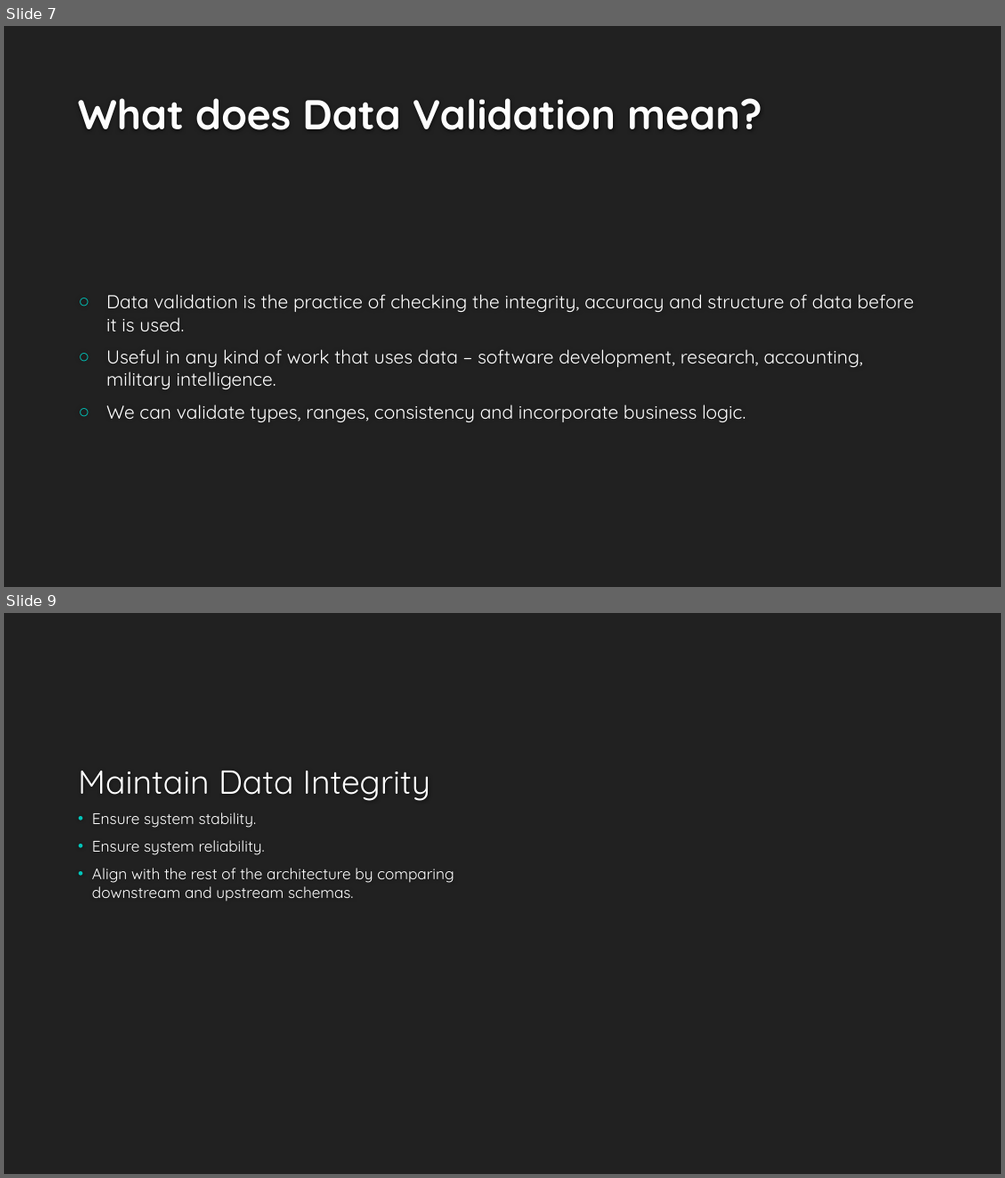
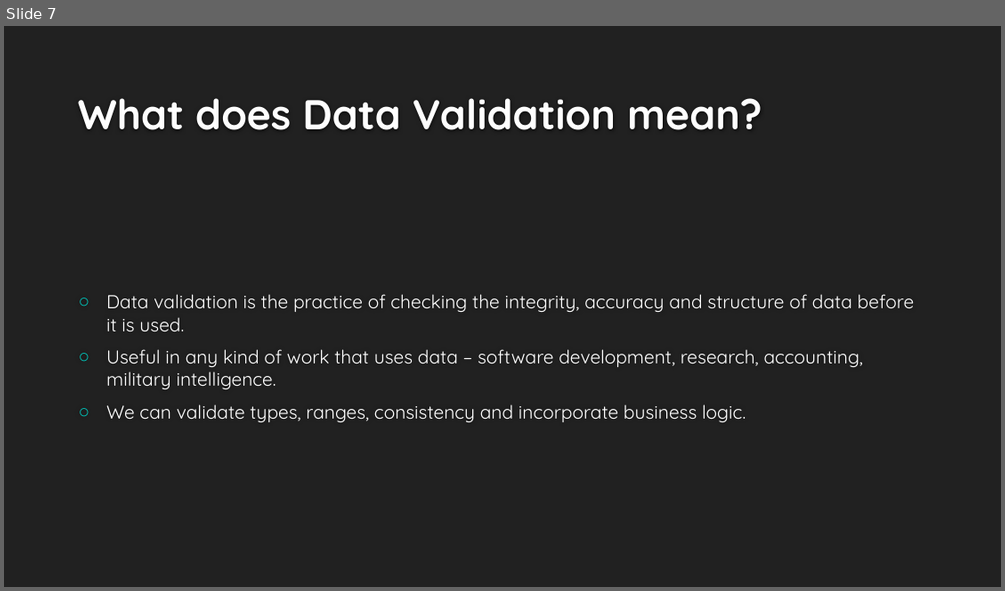
Before and after one commit to NatanMish/data_validation, a slide deck: Data Validation for Data Science.pptx. Shown one above the other, each under a label of ours: slides 7 and 9 before the commit, slide 7 after it; the slides between them are not shown. The pictures are 1005x1178 and 1005x591 pixels, drawn with LibreOffice and Linux fonts; fonts in the diff are those of the drawing; background and template pictures are left out. Boxes give left, top, right and bottom in pixels: in the first picture for what was removed or moved away, otherwise in the second. Text is boxed around its words. In the diff, an @@ line names an element or a change of style, - is before the commit and + after.

```diff
--- a/Data Validation for Data Science.pptx
+++ b/Data Validation for Data Science.pptx
@@ slide 9 removed at (x1=4, y1=613, x2=1001, y2=1174), background #212121 @@
@@ title removed at (x1=78, y1=771, x2=430, y2=801) @@
-Maintain Data Integrity
@@ text removed at (x1=92, y1=812, x2=453, y2=901) @@
-• Ensure system stability.
-• Ensure system reliability.
-• Align with the rest of the architecture by comparing downstream and upstream schemas.
```
Also in this commit, not shown: 1 slide changed, 7 slides added, 2 other files.
